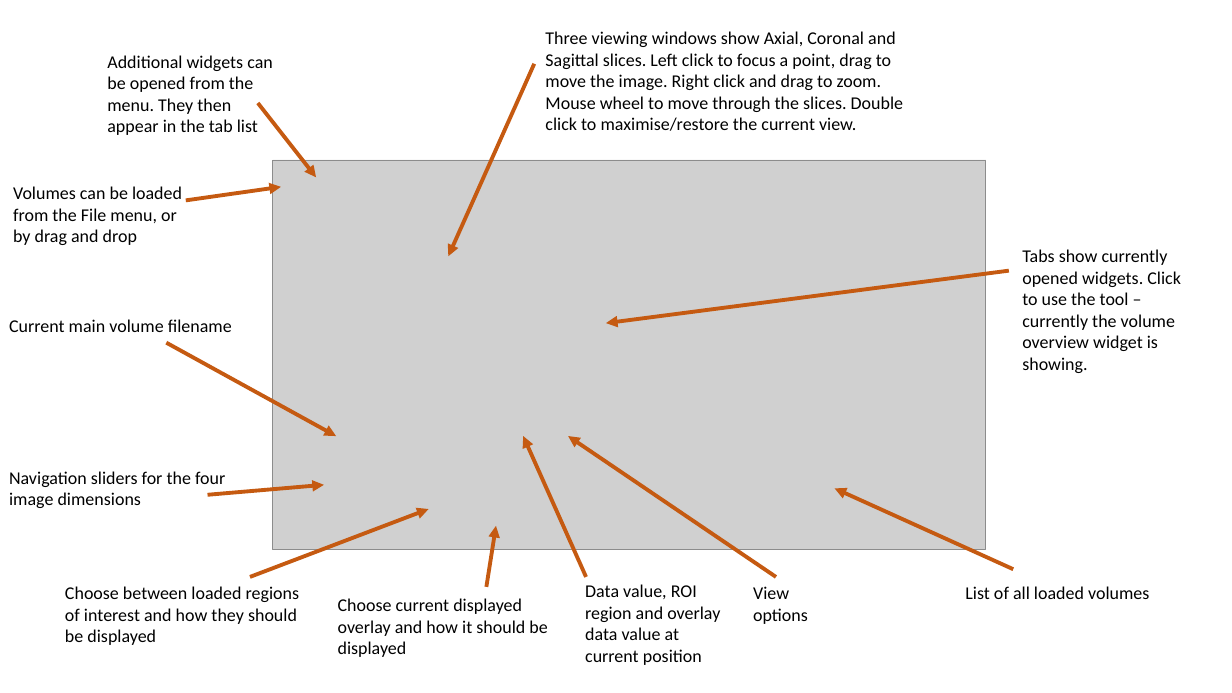
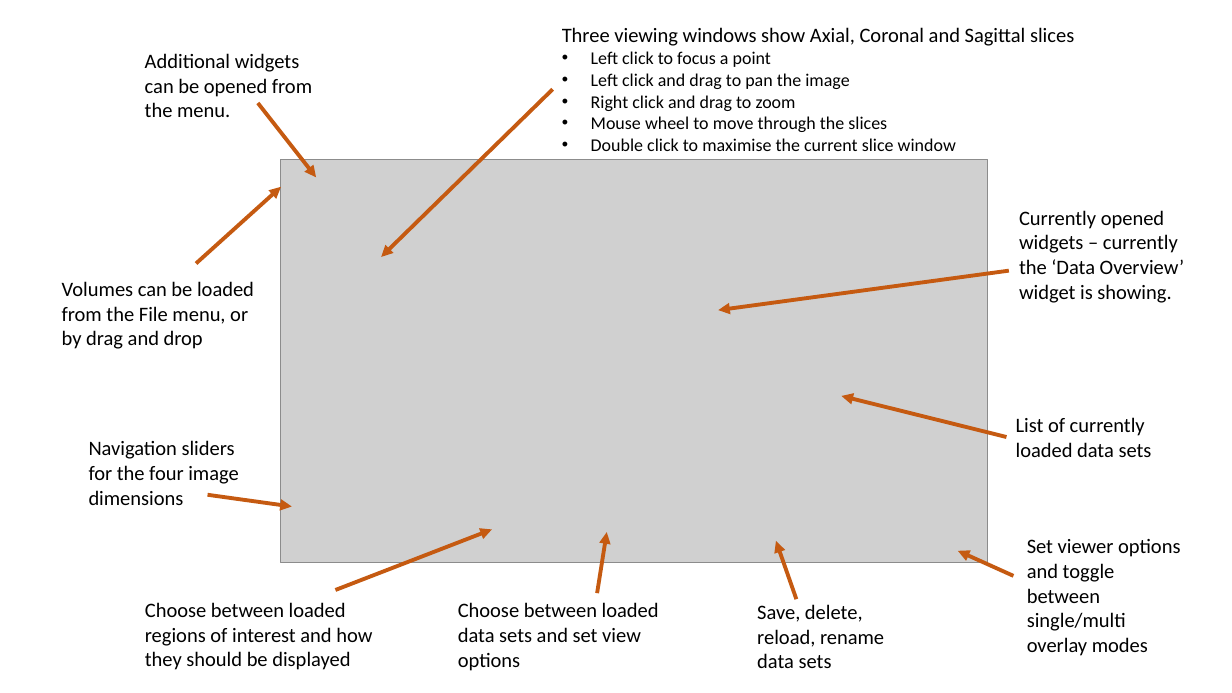
Before and after one commit to physimals/quantiphyse, a slide deck: slide 1 of doc/misc/overview.pptx. Drawn at 1232x693 pixels with LibreOffice and Linux fonts; fonts in the diff are those of the drawing; grey boxes stand for pictures. Boxes give left, top, right and bottom in pixels: in the first picture for what was removed or moved away, otherwise in the second. Text is boxed around its words. In the diff, an @@ line names an element or a change of style, - is before the commit and + after.

Commit message:
Update overview screenshots

```diff
--- a/doc/misc/overview.pptx
+++ b/doc/misc/overview.pptx
@@ text at [562,27,1074,151]: text changed @@
-Three viewing windows show Axial, Coronal and Sagittal slices. Left click to focus a point, drag to move the image. Right click and drag to zoom. Mouse wheel to move through the slices. Double click to maximise/restore the current view.
+Three viewing windows show Axial, Coronal and Sagittal slices
+• Left click to focus a point
+• Left click and drag to pan the image
+• Right click and drag to zoom
+• Mouse wheel to move through the slices
+• Double click to maximise the current slice window
@@ text at [145,53,312,117]: text changed; size 14 to 16 pt @@
-Additional widgets can be opened from the menu. They then appear in the tab list
+Additional widgets can be opened from the menu.
@@ arrow moved from (534, 64) - (448, 256) to (553, 90) - (382, 257) @@
@@ picture: place and size @@
-picture at [273,160,986,549]
+picture at [281,160,988,563]
@@ arrow moved from (186, 201) - (281, 187) to (196, 263) - (281, 187) @@
@@ text at [1019,210,1184,303]: text changed; size 14 to 16 pt @@
-Tabs show currently opened widgets. Click to use the tool – currently the volume overview widget is showing.
+Currently opened widgets – currently the ‘Data Overview’ widget is showing.
@@ size 14 to 16 pt in 3 elements at [145,602,372,670], [89,440,239,505], [62,281,254,349] @@
@@ text "Volumes can be loaded from ...": place and size @@
-text "Volumes can be loaded from ..." at [13,186,182,245]
+text "Volumes can be loaded from ..." at [62,281,254,349]
@@ arrow moved from (1009, 271) - (606, 323) to (1009, 271) - (718, 311) @@
@@ text removed at [9,319,232,332] @@
-Current main volume filename
@@ arrow removed from (166, 343) to (336, 436) @@
@@ arrow moved from (1014, 569) - (835, 489) to (1006, 437) - (842, 396) @@
@@ text at [1016,417,1152,457]: text changed; size 14 to 16 pt @@
-List of all loaded volumes
+List of currently loaded data sets
@@ text "Navigation sliders for the four ...": place and size @@
-text "Navigation sliders for the four ..." at [9,471,225,508]
+text "Navigation sliders for the four ..." at [89,440,239,505]
@@ arrow removed from (586, 577) to (523, 436) @@
@@ arrow moved from (208, 494) - (324, 485) to (208, 494) - (292, 506) @@
@@ arrow moved from (250, 577) - (429, 509) to (335, 591) - (492, 530) @@
@@ arrow moved from (486, 587) - (496, 526) to (597, 593) - (607, 532) @@
@@ text added at [1027,539,1180,656], 16 pt, text #000000 @@
+Set viewer options and toggle between single/multi overlay modes
@@ arrow moved from (776, 577) - (568, 436) to (797, 599) - (776, 541) @@
@@ arrow added from (1014, 576) to (958, 551), #C55A11 3 pt @@
@@ text "Choose between loaded regions of ...": place and size @@
-text "Choose between loaded regions of ..." at [65,586,300,645]
+text "Choose between loaded regions of ..." at [145,602,372,670]
@@ text removed at [585,584,720,665] @@
-Data value, ROI region and overlay data value at current position
@@ text at [458,602,659,671]: text changed; size 14 to 16 pt @@
-Choose current displayed overlay and how it should be displayed
+Choose between loaded data sets and set view options
@@ text at [757,604,884,668]: text changed; size 14 to 16 pt @@
-View options
+Save, delete, reload, rename data sets
```
Also in this commit, not shown: 1 slide added, 2 other files.
